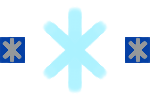
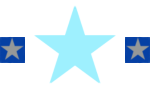
The second 150x100 image is a revision of the first. Changes to its layers:
renamed "Layer 17" to "Layer 18", hid it, painted on it over (0, 5, 150, 94)
renamed "Layer 16" to "Layer 17", showed it, painted on it over (0, 5, 150, 84)
